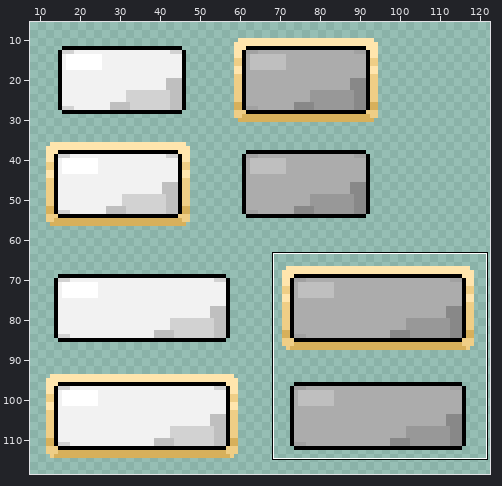
File history of a sprite sheet, Assets/Sprites/BurrowBlasterButtonsOptions.png. Above, an overview of the earlier version with the close-up marked.
Close-up. Before the commit:
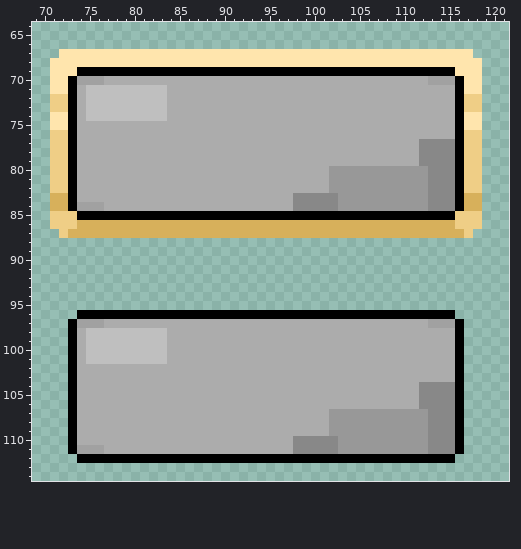
The file is 128x128 pixels. Colours within 5 levels of each other are drawn and written as one. Shown: x 69..121, y 64..114. The wide view leaves out empty margins. The commit also changed other parts of the picture, which this record leaves out.
After:
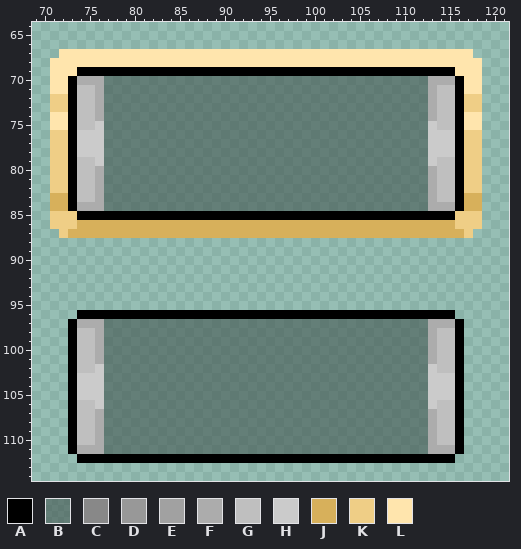
Palette (. is transparent): A #000000  B #41534e96  C #888888  D #989898  E #a1a1a1  F #acacac  G #bfbfbf  H #cbcbcb  J #d7b05b  K #efce86  L #ffe5ad
Changes in this commit:
@@ x 69..121 @@
  69 ..LLLAAAAAAAAAAAAAAAAAAAAAAAAAAAAAAAAAAAAAAAAAALLL...
- 70 ..LLAEEEFFFFFFFFFFFFFFFFFFFFFFFFFFFFFFFFFFFFEEEALL...
- 71 ..LLAFGGGGGGGGGFFFFFFFFFFFFFFFFFFFFFFFFFFFFFFFFALL...
- 72 ..KKAFGGGGGGGGGFFFFFFFFFFFFFFFFFFFFFFFFFFFFFFFFAKK...
- 73 ..KKAFGGGGGGGGGFFFFFFFFFFFFFFFFFFFFFFFFFFFFFFFFAKK...
- 74 ..LLAFGGGGGGGGGFFFFFFFFFFFFFFFFFFFFFFFFFFFFFFFFALL...
- 75 ..LLAFFFFFFFFFFFFFFFFFFFFFFFFFFFFFFFFFFFFFFFFFFALL...
- 76 ..KKAFFFFFFFFFFFFFFFFFFFFFFFFFFFFFFFFFFFFFFFFFFAKK...
- 77 ..KKAFFFFFFFFFFFFFFFFFFFFFFFFFFFFFFFFFFFFFFCCCCAKK...
- 78 ..KKAFFFFFFFFFFFFFFFFFFFFFFFFFFFFFFFFFFFFFFCCCCAKK...
- 79 ..KKAFFFFFFFFFFFFFFFFFFFFFFFFFFFFFFFFFFFFFFCCCCAKK...
- 80 ..KKAFFFFFFFFFFFFFFFFFFFFFFFFFFFFDDDDDDDDDDDCCCAKK...
- 81 ..KKAFFFFFFFFFFFFFFFFFFFFFFFFFFFFDDDDDDDDDDDCCCAKK...
- 82 ..KKAFFFFFFFFFFFFFFFFFFFFFFFFFFFFDDDDDDDDDDDCCCAKK...
- 83 ..JJAFFFFFFFFFFFFFFFFFFFFFFFFCCCCCDDDDDDDDDDCCCAJJ...
- 84 ..JJAEEEFFFFFFFFFFFFFFFFFFFFFCCCCCDDDDDDDDDDCCCAJJ...
+ 70 ..LLAFFFBBBBBBBBBBBBBBBBBBBBBBBBBBBBBBBBBBBBFFFALL...
+ 71 ..LLAGGFBBBBBBBBBBBBBBBBBBBBBBBBBBBBBBBBBBBBFGGALL...
+ 72 ..KKAGGFBBBBBBBBBBBBBBBBBBBBBBBBBBBBBBBBBBBBFGGAKK...
+ 73 ..KKAGGFBBBBBBBBBBBBBBBBBBBBBBBBBBBBBBBBBBBBFGGAKK...
+ 74 ..LLAGGFBBBBBBBBBBBBBBBBBBBBBBBBBBBBBBBBBBBBFGGALL...
+ 75 ..LLAGGHBBBBBBBBBBBBBBBBBBBBBBBBBBBBBBBBBBBBHGGALL...
+ 76 ..KKAHHHBBBBBBBBBBBBBBBBBBBBBBBBBBBBBBBBBBBBHHHAKK...
+ 77 ..KKAHHHBBBBBBBBBBBBBBBBBBBBBBBBBBBBBBBBBBBBHHHAKK...
+ 78 ..KKAHHHBBBBBBBBBBBBBBBBBBBBBBBBBBBBBBBBBBBBHHHAKK...
+ 79 ..KKAGGHBBBBBBBBBBBBBBBBBBBBBBBBBBBBBBBBBBBBHGGAKK...
+ 80 ..KKAGGFBBBBBBBBBBBBBBBBBBBBBBBBBBBBBBBBBBBBFGGAKK...
+ 81 ..KKAGGFBBBBBBBBBBBBBBBBBBBBBBBBBBBBBBBBBBBBFGGAKK...
+ 82 ..KKAGGFBBBBBBBBBBBBBBBBBBBBBBBBBBBBBBBBBBBBFGGAKK...
+ 83 ..JJAGGFBBBBBBBBBBBBBBBBBBBBBBBBBBBBBBBBBBBBFGGAJJ...
+ 84 ..JJAFFFBBBBBBBBBBBBBBBBBBBBBBBBBBBBBBBBBBBBFFFAJJ...
  85 ..KKKAAAAAAAAAAAAAAAAAAAAAAAAAAAAAAAAAAAAAAAAAAKKK...
@@ x 69..121 @@
  96 .....AAAAAAAAAAAAAAAAAAAAAAAAAAAAAAAAAAAAAAAAAA......
- 97 ....AEEEFFFFFFFFFFFFFFFFFFFFFFFFFFFFFFFFFFFFEEEA.....
- 98 ....AFGGGGGGGGGFFFFFFFFFFFFFFFFFFFFFFFFFFFFFFFFA.....
- 99 ....AFGGGGGGGGGFFFFFFFFFFFFFFFFFFFFFFFFFFFFFFFFA.....
-100 ....AFGGGGGGGGGFFFFFFFFFFFFFFFFFFFFFFFFFFFFFFFFA.....
-101 ....AFGGGGGGGGGFFFFFFFFFFFFFFFFFFFFFFFFFFFFFFFFA.....
-102 ....AFFFFFFFFFFFFFFFFFFFFFFFFFFFFFFFFFFFFFFFFFFA.....
-103 ....AFFFFFFFFFFFFFFFFFFFFFFFFFFFFFFFFFFFFFFFFFFA.....
-104 ....AFFFFFFFFFFFFFFFFFFFFFFFFFFFFFFFFFFFFFFCCCCA.....
-105 ....AFFFFFFFFFFFFFFFFFFFFFFFFFFFFFFFFFFFFFFCCCCA.....
-106 ....AFFFFFFFFFFFFFFFFFFFFFFFFFFFFFFFFFFFFFFCCCCA.....
-107 ....AFFFFFFFFFFFFFFFFFFFFFFFFFFFFDDDDDDDDDDDCCCA.....
-108 ....AFFFFFFFFFFFFFFFFFFFFFFFFFFFFDDDDDDDDDDDCCCA.....
-109 ....AFFFFFFFFFFFFFFFFFFFFFFFFFFFFDDDDDDDDDDDCCCA.....
-110 ....AFFFFFFFFFFFFFFFFFFFFFFFFCCCCCDDDDDDDDDDCCCA.....
-111 ....AEEEFFFFFFFFFFFFFFFFFFFFFCCCCCDDDDDDDDDDCCCA.....
+ 97 ....AFFFBBBBBBBBBBBBBBBBBBBBBBBBBBBBBBBBBBBBFFFA.....
+ 98 ....AGGFBBBBBBBBBBBBBBBBBBBBBBBBBBBBBBBBBBBBFGGA.....
+ 99 ....AGGFBBBBBBBBBBBBBBBBBBBBBBBBBBBBBBBBBBBBFGGA.....
+100 ....AGGFBBBBBBBBBBBBBBBBBBBBBBBBBBBBBBBBBBBBFGGA.....
+101 ....AGGFBBBBBBBBBBBBBBBBBBBBBBBBBBBBBBBBBBBBFGGA.....
+102 ....AGGHBBBBBBBBBBBBBBBBBBBBBBBBBBBBBBBBBBBBHGGA.....
+103 ....AHHHBBBBBBBBBBBBBBBBBBBBBBBBBBBBBBBBBBBBHHHA.....
+104 ....AHHHBBBBBBBBBBBBBBBBBBBBBBBBBBBBBBBBBBBBHHHA.....
+105 ....AHHHBBBBBBBBBBBBBBBBBBBBBBBBBBBBBBBBBBBBHHHA.....
+106 ....AGGHBBBBBBBBBBBBBBBBBBBBBBBBBBBBBBBBBBBBHGGA.....
+107 ....AGGFBBBBBBBBBBBBBBBBBBBBBBBBBBBBBBBBBBBBFGGA.....
+108 ....AGGFBBBBBBBBBBBBBBBBBBBBBBBBBBBBBBBBBBBBFGGA.....
+109 ....AGGFBBBBBBBBBBBBBBBBBBBBBBBBBBBBBBBBBBBBFGGA.....
+110 ....AGGFBBBBBBBBBBBBBBBBBBBBBBBBBBBBBBBBBBBBFGGA.....
+111 ....AFFFBBBBBBBBBBBBBBBBBBBBBBBBBBBBBBBBBBBBFFFA.....
 112 .....AAAAAAAAAAAAAAAAAAAAAAAAAAAAAAAAAAAAAAAAAA......
Where, in picture pixels (left, top, right, bottom), the same in both close-ups:
changed: (77, 76, 455, 211)
changed: (77, 319, 455, 454)
